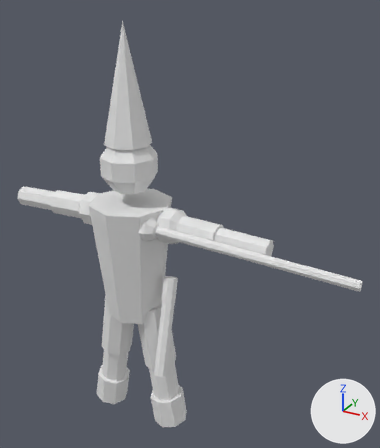
The glTF model public/models/bispo_rpg.glb: old version first, new version second.
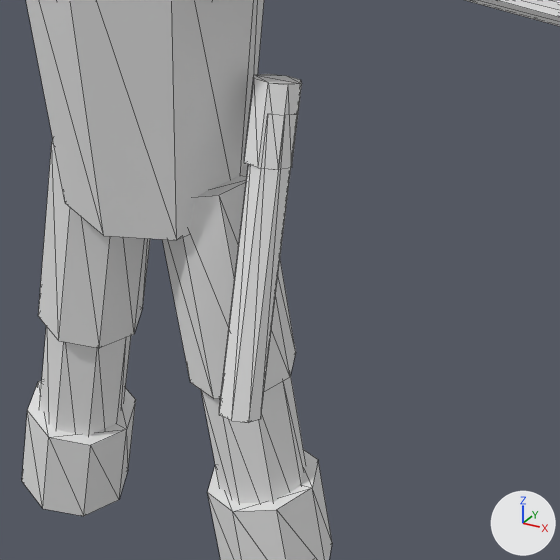
Old and new are each drawn whole from a camera (50 mm lens) standing at (0.684, -0.954, 1.062) and looking at (0.132, 0.049, 0.561) and again close up on the part from 24% to 67% of the width and 57% to 93% of the height. Lighting does not change. The marker at lower right points along +X, +Y and +Z. The older version's two pictures come first. The close-ups show mesh edges as thin lines. Where no turn or scale is listed for an object, it has been applied to the vertices. Vertices at exactly the same position are counted once.

The first close-up shows 'Peca_b'.
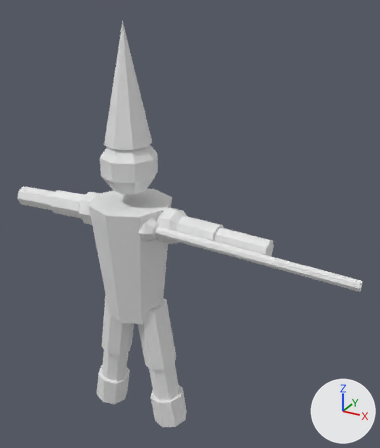
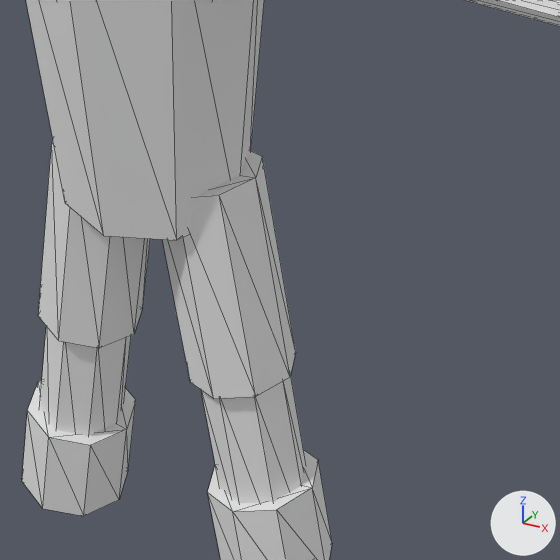
The change, as a diff of the scene's bpy script:
```diff
--- a/public/models/bispo_rpg.glb.py
+++ b/public/models/bispo_rpg.glb.py
@@ me_cone_009 @@
 # used by ob_peca_b; location = (0.0, 0.0, 0.0)
-me_cone_009.from_pydata(...)  # 369 vertices, 662 faces; spans x -0.351..0.55, y -0.1..0.1, z -0.013..1.01
+me_cone_009.from_pydata(...)  # 337 vertices, 606 faces; spans x -0.351..0.55, y -0.1..0.1, z -0.013..1.01
+# me_cone_009 part 1: the loose piece of 16 vertices spanning x 0.089..0.127, y -0.037..0.017, z 0.371..0.439 is deleted
+# me_cone_009 part 2: the loose piece of 16 vertices spanning x 0.094..0.136, y -0.097..0.007, z 0.201..0.419 is deleted
 me_cone_009.materials.append(mat_corpo)
```

Pixel boxes [x1, y1, x2, y2] of what changed, in the close-ups (560 x 560 px):
part 1 of me_cone_009, deleted: before [244, 74, 302, 170]
part 2 of me_cone_009, deleted: before [219, 114, 297, 422]
